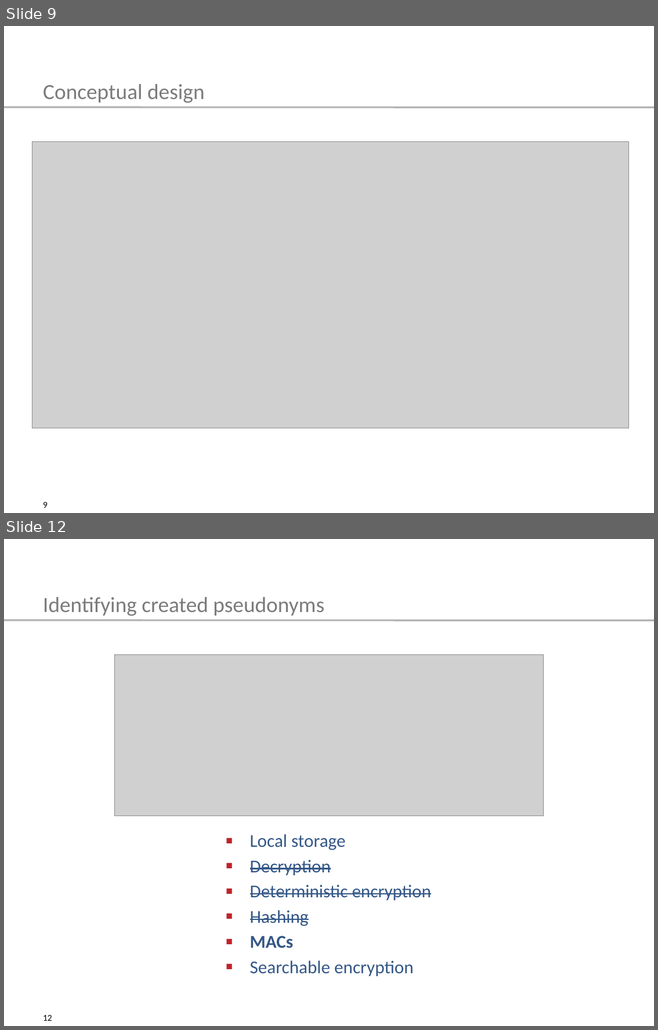
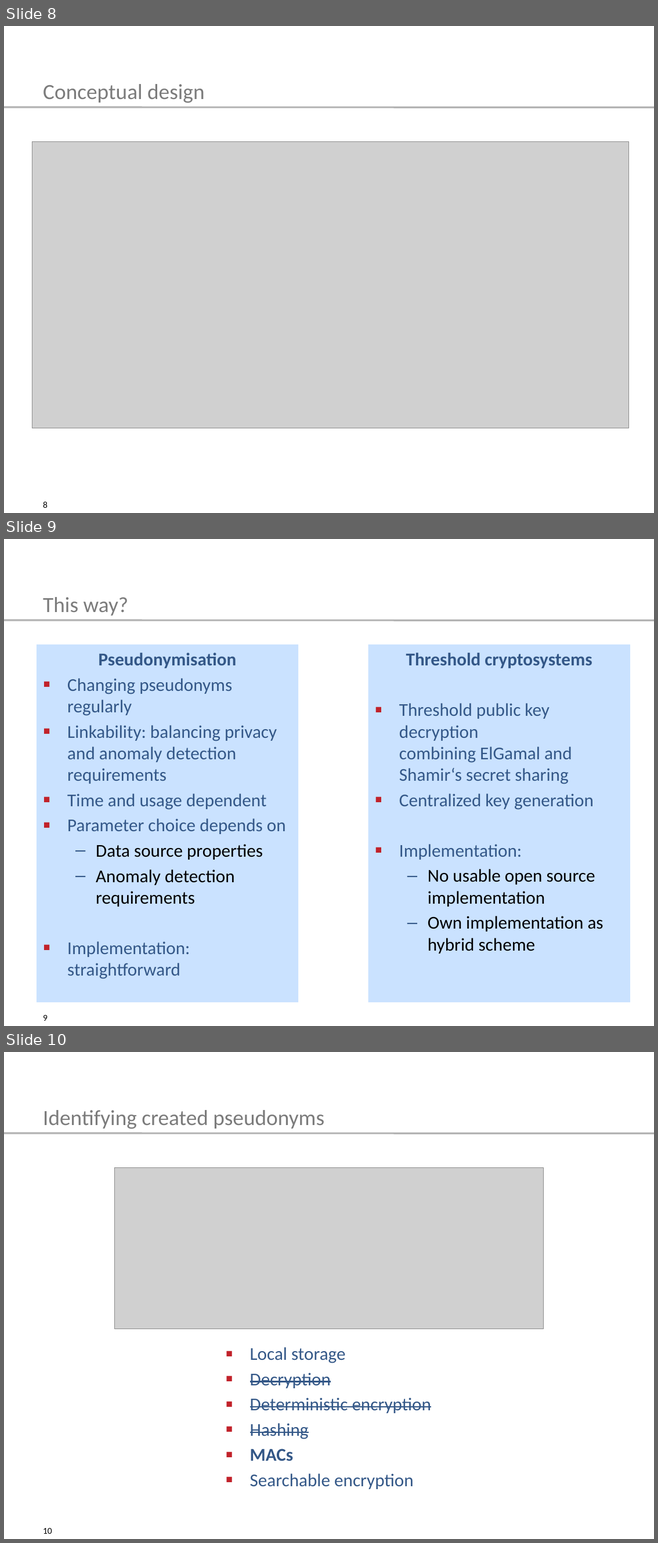
Before and after one commit to tompetersen/master-thesis, a slide deck: kolloquium/TemplateSlides2016.pptx. Shown one above the other, each under a label of ours: slides 9 and 12 before the commit, slides 8, 9 and 10 after it; the slides between them are not shown. The pictures are 658x1030 and 658x1543 pixels, drawn with LibreOffice and Linux fonts; fonts in the diff are those of the drawing; grey boxes stand for pictures. Boxes give left, top, right and bottom in pixels: in the first picture for what was removed or moved away, otherwise in the second. Text is boxed around its words. In the diff, an @@ line names an element or a change of style, - is before the commit and + after.

```diff
--- a/kolloquium/TemplateSlides2016.pptx
+++ b/kolloquium/TemplateSlides2016.pptx
@@ slide 9 added at [4,539,654,1026], background #FFFFFF; not listed: 3 template elements that a slide beside it also shows @@
@@ title added at [43,597,129,616], 24 pt, text #7B7B7B @@
+This way?
@@ text added at [36,644,298,1002], fill #CAE2FF, 20 pt, text #335787 @@
+Pseudonymisation
+▪ Changing pseudonyms regularly
+▪ Linkability: balancing privacy and anomaly detection requirements
+▪ Time and usage dependent
+▪ Parameter choice depends on
+  – Data source properties
+  – Anomaly detection requirements
+▪ Implementation: straightforward
@@ rectangle added at [368,644,630,1002], fill #CAE2FF, 20 pt, text #335787 @@
+Threshold cryptosystems
+▪ Threshold public key decryption
+  combining ElGamal and Shamir‘s secret sharing
+▪ Centralized key generation
+▪ Implementation:
+  – No usable open source implementation
+  – Own implementation as hybrid scheme
@@ what was slide 9 is now slide 8 @@
@@ page number at [43,502,48,508]: text changed @@
-9
+8
@@ what was slide 12 is now slide 10 @@
@@ page number at [43,1528,52,1534]: text changed @@
-12
+10
```
Also in this commit, not shown: 3 slides changed, 5 other files.
